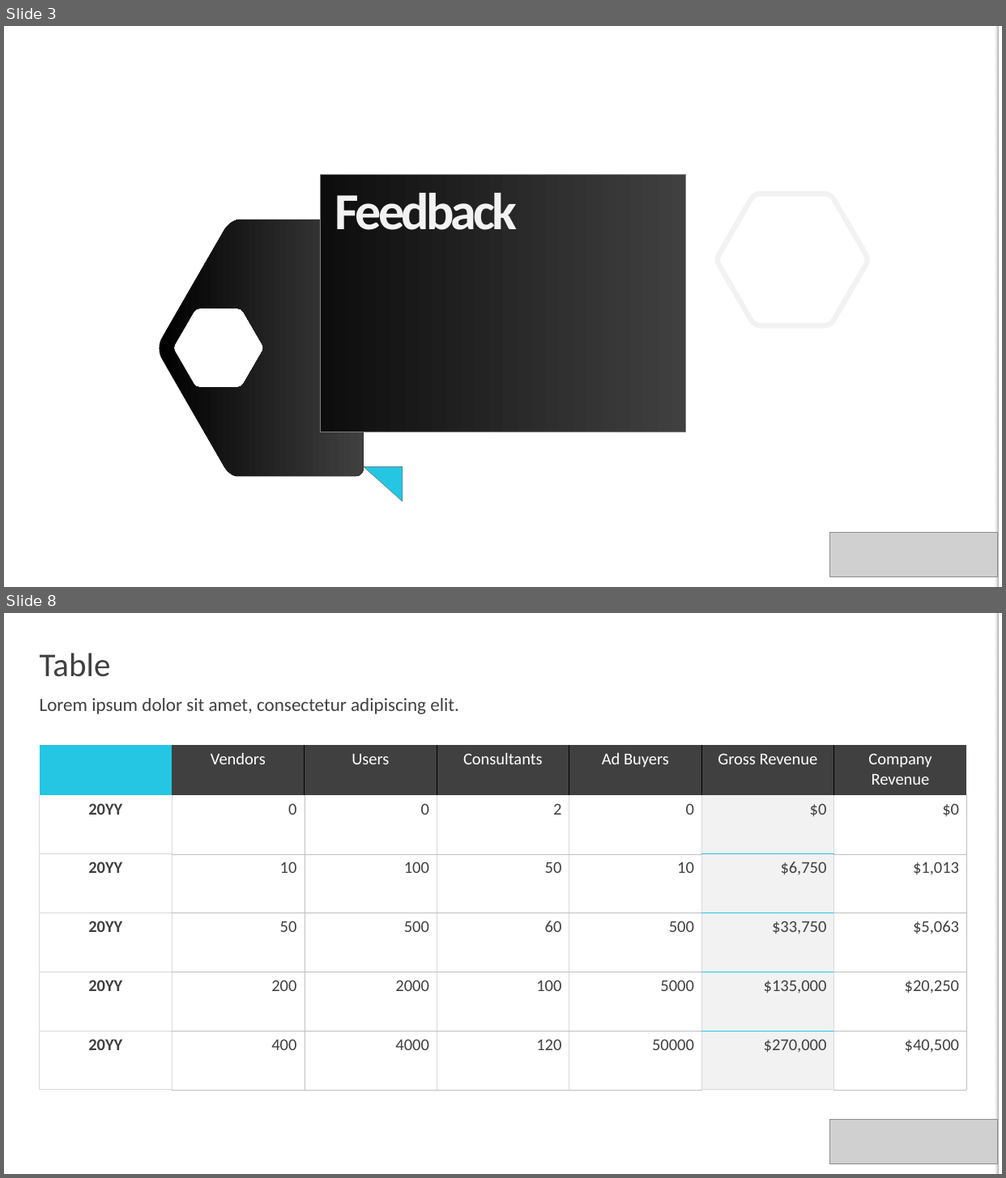
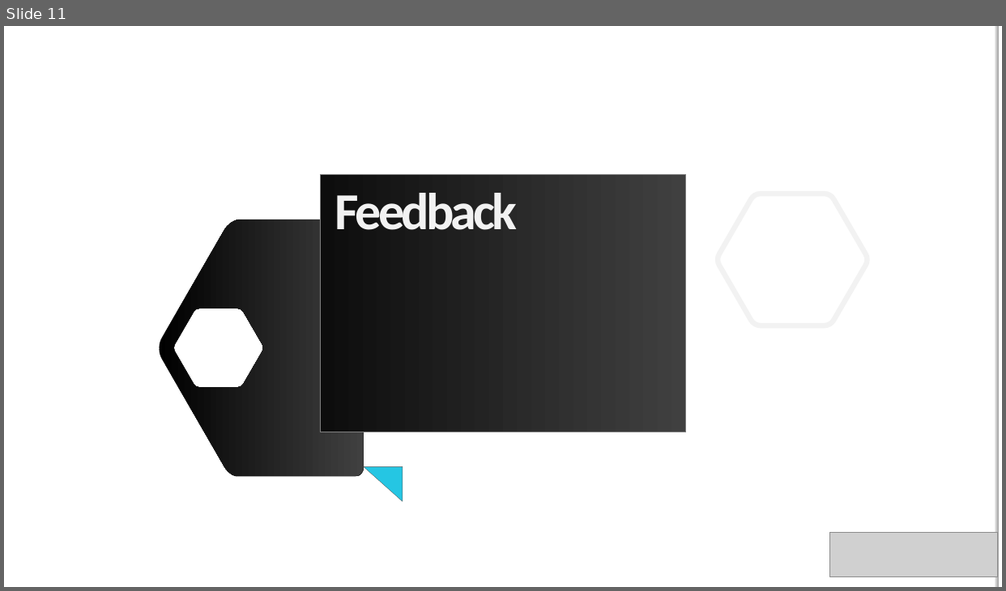
Before and after one commit to DynamicsValue/malaysia-bizappug-intro-to-fake-xrm-easy, a slide deck: Slides.pptx. Shown one above the other, each under a label of ours: slides 3 and 8 before the commit, slide 11 after it; the slides between them are not shown. The pictures are 1006x1178 and 1006x591 pixels, drawn with LibreOffice and Linux fonts; fonts in the diff are those of the drawing; grey boxes stand for pictures; background and template pictures are left out. Boxes give left, top, right and bottom in pixels: in the first picture for what was removed or moved away, otherwise in the second. Text is boxed around its words. In the diff, an @@ line names an element or a change of style, - is before the commit and + after.

```diff
--- a/Slides.pptx
+++ b/Slides.pptx
@@ slide 8 removed at bbox=[4, 613, 1002, 1174], background #FFFFFF; not listed: 2 template elements that a slide beside it also shows @@
@@ text removed at bbox=[40, 653, 111, 677] @@
-Table
@@ text removed at bbox=[40, 698, 459, 714] @@
-Lorem ipsum dolor sit amet, consectetur adipiscing elit.
@@ table removed at bbox=[39, 746, 967, 1091], 6 rows, 7 columns @@
- | Vendors | Users | Consultants | Ad Buyers | Gross Revenue | Company Revenue
-20YY | 0 | 0 | 2 | 0 | $0 | $0
-20YY | 10 | 100 | 50 | 10 | $6,750 | $1,013
-20YY | 50 | 500 | 60 | 500 | $33,750 | $5,063
-20YY | 200 | 2000 | 100 | 5000 | $135,000 | $20,250
-20YY | 400 | 4000 | 120 | 50000 | $270,000 | $40,500
@@ picture removed at bbox=[829, 1120, 997, 1165] @@
@@ what was slide 3 is now slide 11 @@
```
Also in this commit, not shown: 9 slides added, 6 other slides removed, 1 other file.
